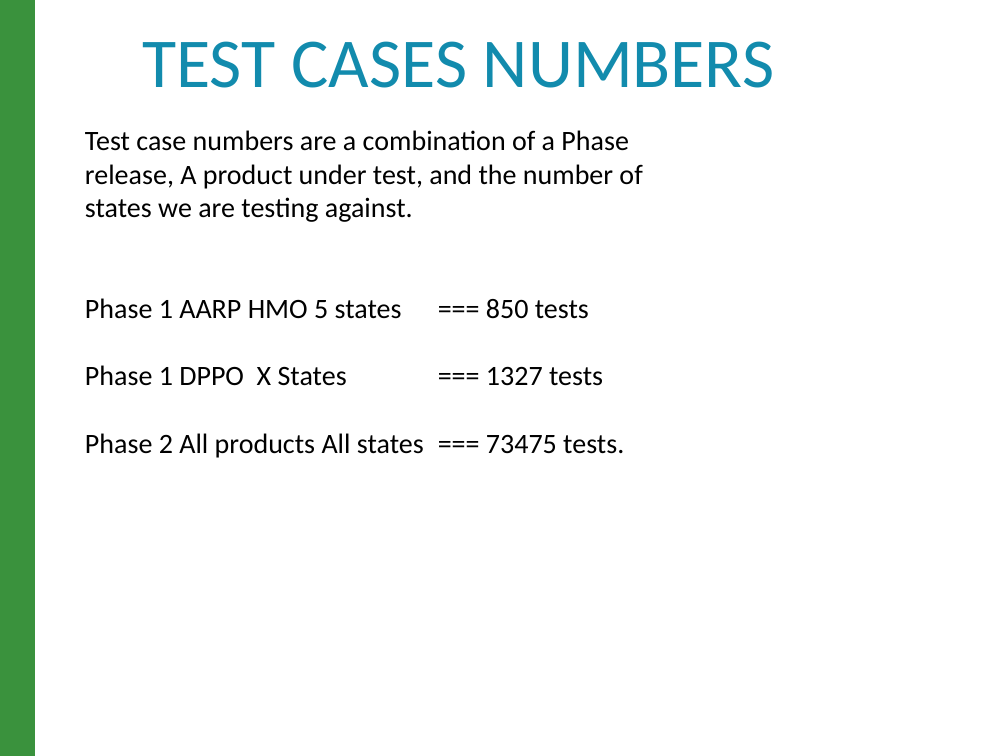
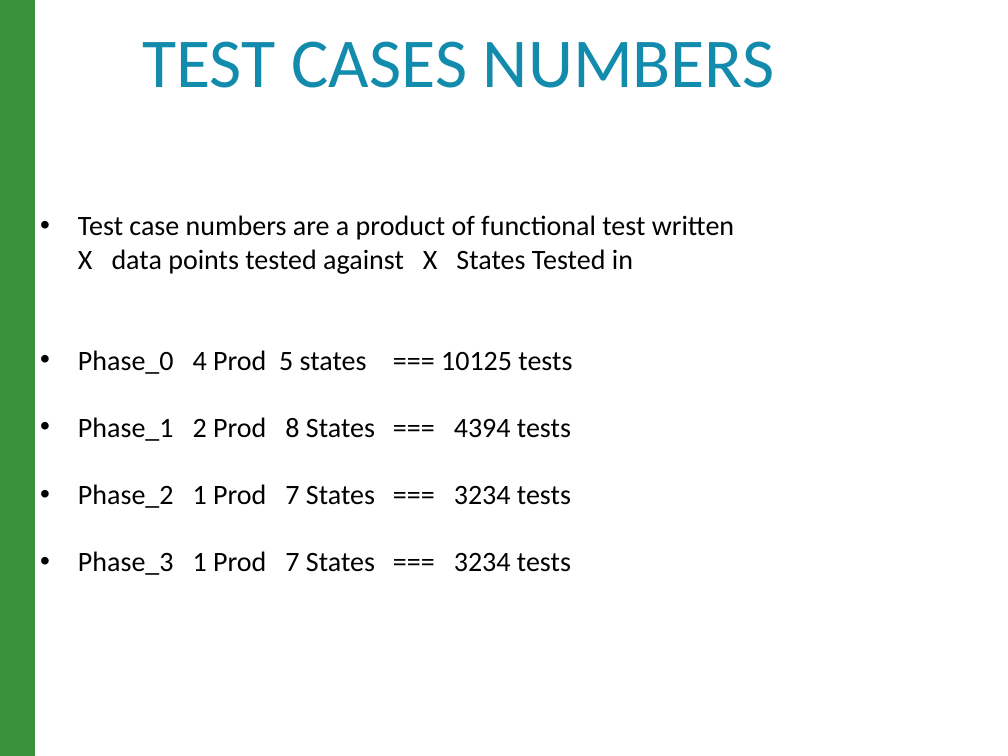
Before and after one commit to raghav9329/mainProf, a slide deck: slide 9 of CurrentWork_Delta/CX_StrategyPowerPoint.pptx (slide 11 before the commit). Drawn at 1008x756 pixels with LibreOffice and Linux fonts; fonts in the diff are those of the drawing. Boxes give left, top, right and bottom in pixels: in the first picture for what was removed or moved away, otherwise in the second. Text is boxed around its words. In the diff, an @@ line names an element or a change of style, - is before the commit and + after.

```diff
--- a/CurrentWork_Delta/CX_StrategyPowerPoint.pptx
+++ b/CurrentWork_Delta/CX_StrategyPowerPoint.pptx
@@ text at bbox=[78, 215, 734, 575]: text changed @@
-Test case numbers are a combination of a Phase release, A product under test, and the number of states we are testing against.
-Phase 1 AARP HMO 5 states === 850 tests
-Phase 1 DPPO X States === 1327 tests
-Phase 2 All products All states === 73475 tests.
+• Test case numbers are a product of functional test written X data points tested against X States Tested in
+• Phase_0 4 Prod 5 states === 10125 tests
+• Phase_1 2 Prod 8 States === 4394 tests
+• Phase_2 1 Prod 7 States === 3234 tests
+• Phase_3 1 Prod 7 States === 3234 tests
```
Also in this commit, not shown: 10 other slides changed, 10 other files.
